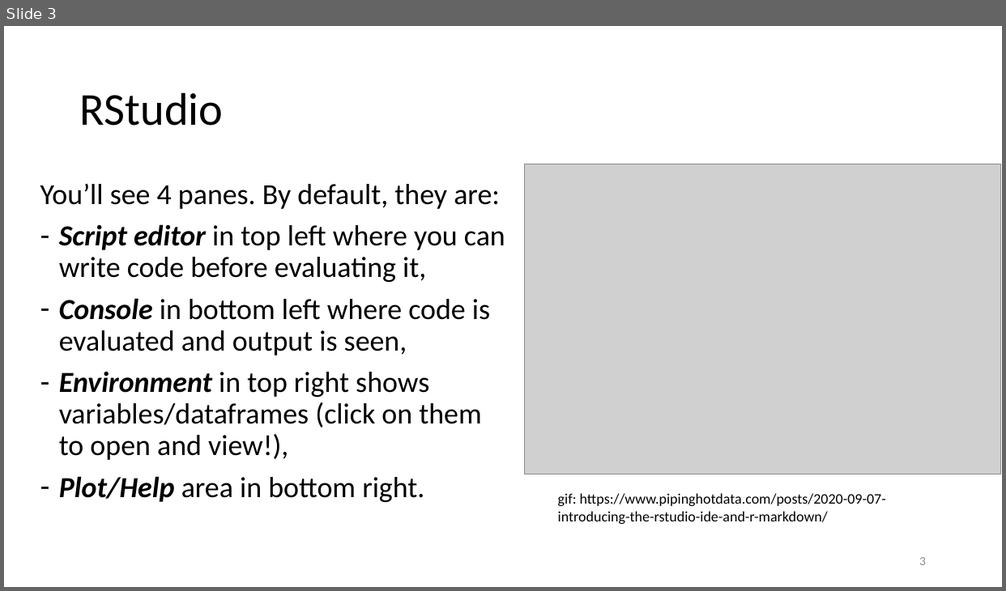
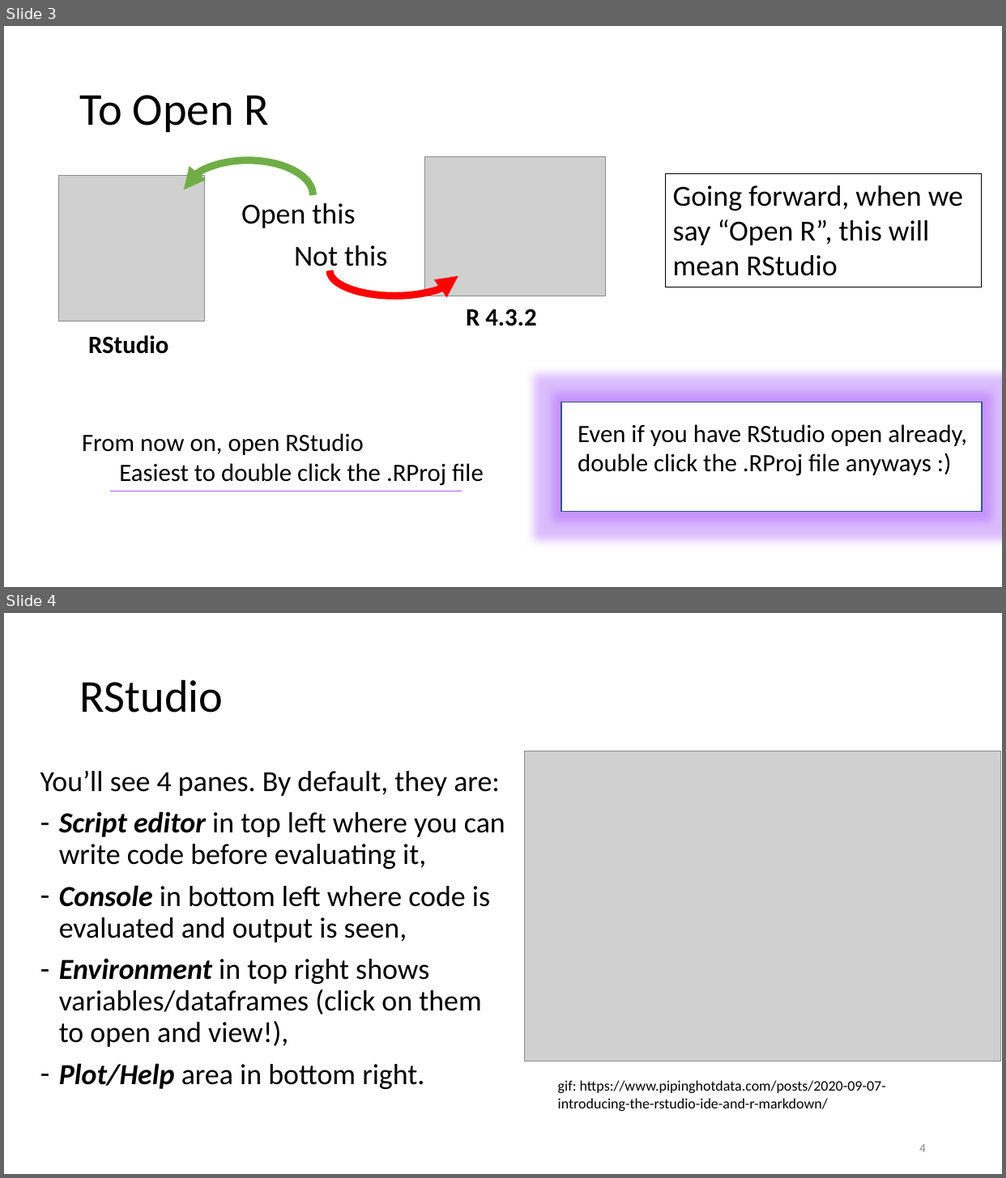
Before and after one commit to justinpriest/ADFG_R_Intro_Workshop, a slide deck: presentations/2 - About R and RStudio.pptx. Shown one above the other, each under a label of ours: slide 3 before the commit, slides 3 and 4 after it. The pictures are 1006x591 and 1006x1178 pixels, drawn with LibreOffice and Linux fonts; fonts in the diff are those of the drawing; grey boxes stand for pictures. Boxes give left, top, right and bottom in pixels: in the first picture for what was removed or moved away, otherwise in the second. Text is boxed around its words. In the diff, an @@ line names an element or a change of style, - is before the commit and + after.

```diff
--- a/presentations/2 - About R and RStudio.pptx
+++ b/presentations/2 - About R and RStudio.pptx
@@ slide 3 added at bbox=[4, 26, 1002, 587], background #FFFFFF @@
@@ title added at bbox=[80, 95, 269, 132], 44 pt, text #000000 @@
+To Open R
@@ arc (boxed as its full ellipse) added at bbox=[183, 160, 313, 230], outline #70AD47 7 pt @@
@@ picture added at bbox=[425, 156, 606, 296] @@
@@ picture added at bbox=[58, 175, 205, 322] @@
@@ rectangle added at bbox=[666, 173, 982, 287], outline #000000 0.75 pt, 28 pt, text #000000 @@
+Going forward, when we say “Open R”, this will mean RStudio
@@ text added at bbox=[241, 203, 387, 273], 28 pt, text #000000 @@
+Open this
+Not this
@@ arc (boxed as its full ellipse) added at bbox=[330, 246, 460, 297], outline #FF0000 7 pt @@
@@ text added at bbox=[466, 309, 536, 327], 24 pt, text #000000, bold @@
+R 4.3.2
@@ text added at bbox=[88, 335, 168, 354], 24 pt, text #000000, bold @@
+RStudio
@@ rectangle added at bbox=[562, 403, 982, 512], fill #FFFFFF, outline #325491 1 pt @@
@@ text added at bbox=[82, 433, 484, 486], 24 pt, text #000000 @@
+From now on, open RStudio
+  Easiest to double click the .RProj file
@@ text added at bbox=[577, 425, 967, 476], 24 pt, text #000000 @@
+Even if you have RStudio open already, double click the .RProj file anyways :)
@@ line added from (110, 492) to (462, 492), #A758FB 0.5 pt @@
@@ what was slide 3 is now slide 4 @@
@@ page number at bbox=[919, 1144, 926, 1152]: text changed @@
-3
+4
```
Also in this commit, not shown: 4 slides changed, 1 other file.
